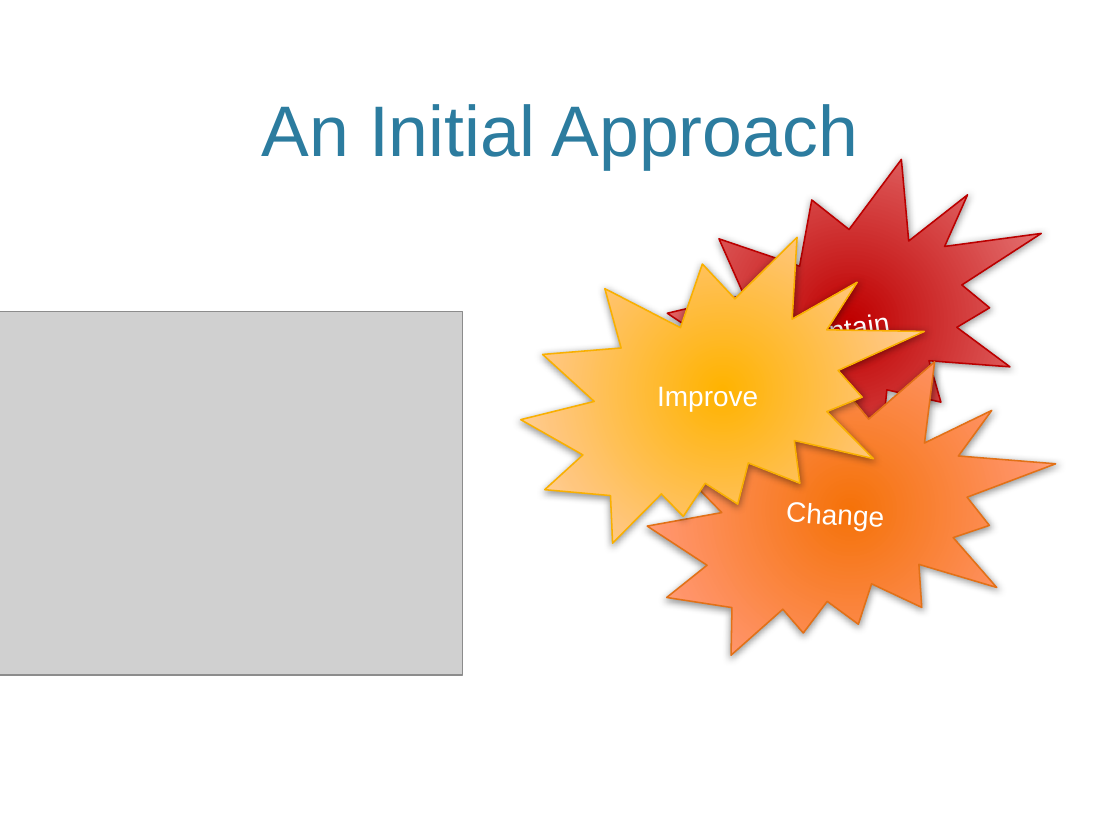
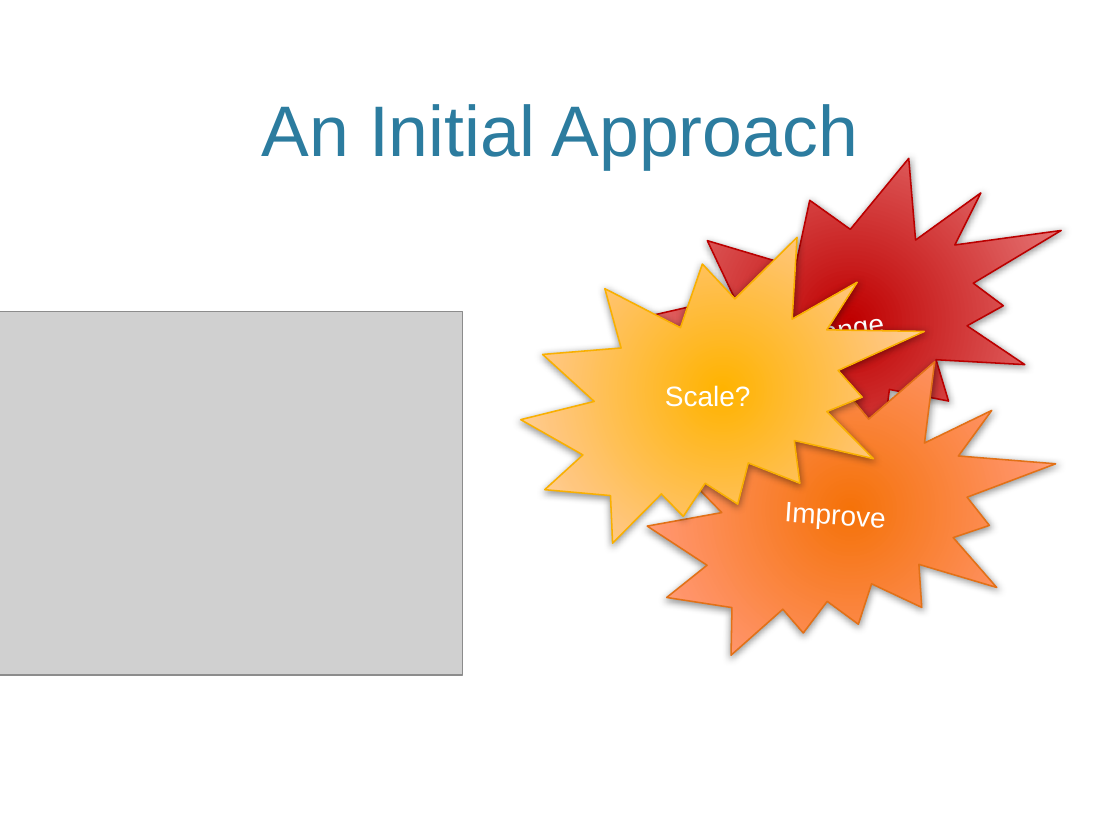
Before and after one commit to MiyamotoAkira/FeaturesVsLayers, a slide deck: slide 6 of FeaturesVsLayers.pptx. Drawn at 1120x840 pixels with LibreOffice and Linux fonts; fonts in the diff are those of the drawing; grey boxes stand for pictures; background and template pictures are left out. Boxes give left, top, right and bottom in pixels: in the first picture for what was removed or moved away, otherwise in the second. Text is boxed around its words. In the diff, an @@ line names an element or a change of style, - is before the commit and + after.

```diff
--- a/FeaturesVsLayers.pptx
+++ b/FeaturesVsLayers.pptx
@@ irregular seal "Change": place and size @@
-irregular seal "Change" at bbox=[628, 141, 1072, 503]
+irregular seal "Change" at bbox=[608, 138, 1092, 506]
@@ text in irregular seal at bbox=[788, 314, 885, 352]: text changed @@
-Maintain
+Change
@@ text in irregular seal at bbox=[665, 385, 751, 407]: text changed @@
-Improve
+Scale?
@@ text in irregular seal at bbox=[784, 502, 885, 529]: text changed @@
-Change
+Improve
```
Also in this commit, not shown: 1 other slide changed.
